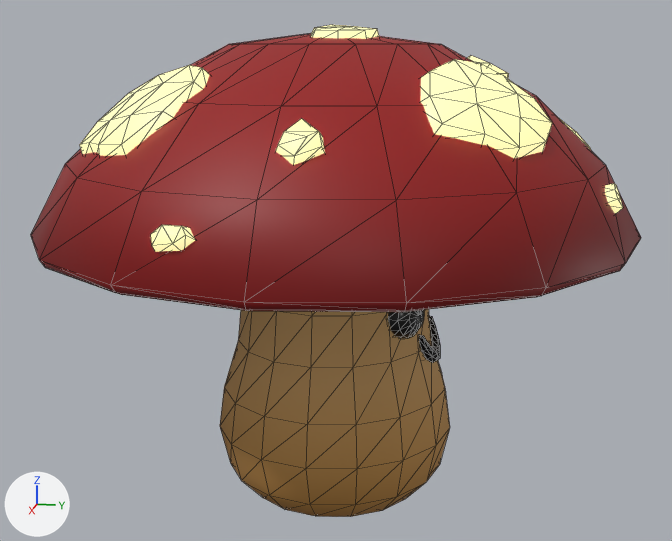
An edit to the glTF model BaseFramework 3D/Asset/Models/Enemy/Mushroom/MushroomSmile/MushroomSmile.gltf, drawn before and after from the same camera.
Before and after are seen from a camera (50 mm lens) standing at (1.743, 0.35, 0.902) and looking at (0.0, 0.001, 0.466). The axes (+X, +Y, +Z) are drawn at lower left. The lights are the same throughout. The picture after the commit comes second. Mesh edges are drawn as thin lines.

In view in the first picture: 'mushroom'.
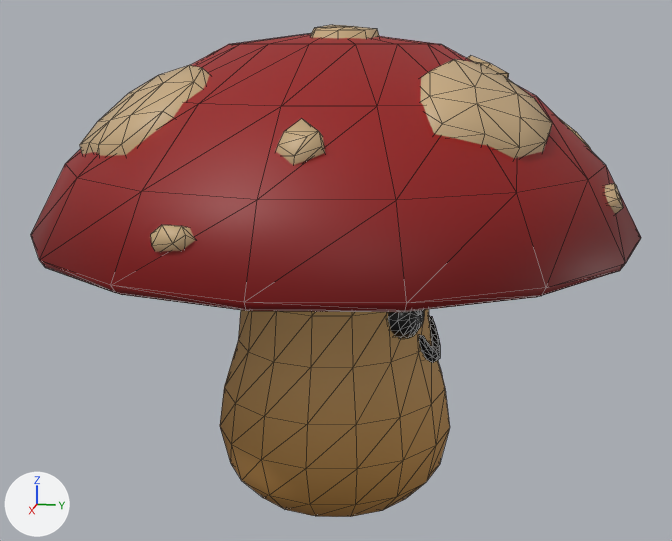
Location of each change, (x1, y1, x2, y2) in pixels of the pictures (672 x 541 px):
'mushroom', recoloured, surface changed (darker)
    both: (78, 25, 626, 259)

The edits, one by one:
In material 'Emission' (mat_emission), emission_color is no longer (0.799, 0.753, 0.356), beige #e7e1a1.
In material 'Emission' (mat_emission), emission_strength is no longer 1.0.
